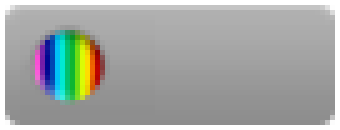
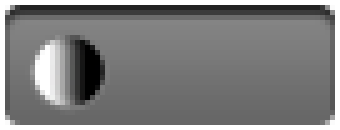
The second 340px x 130px image is a revision of the first. Changes to its layers:
added layer "Ellipse 2 copy" above "Ellipse 2" over [left=30, top=35, right=105, bottom=110]
hid "Ellipse 2", painted on it over [left=30, top=30, right=105, bottom=105]
hid "Layer 2" over [left=5, top=5, right=335, bottom=125]
showed "Layer 1" over [left=5, top=5, right=335, bottom=125]
